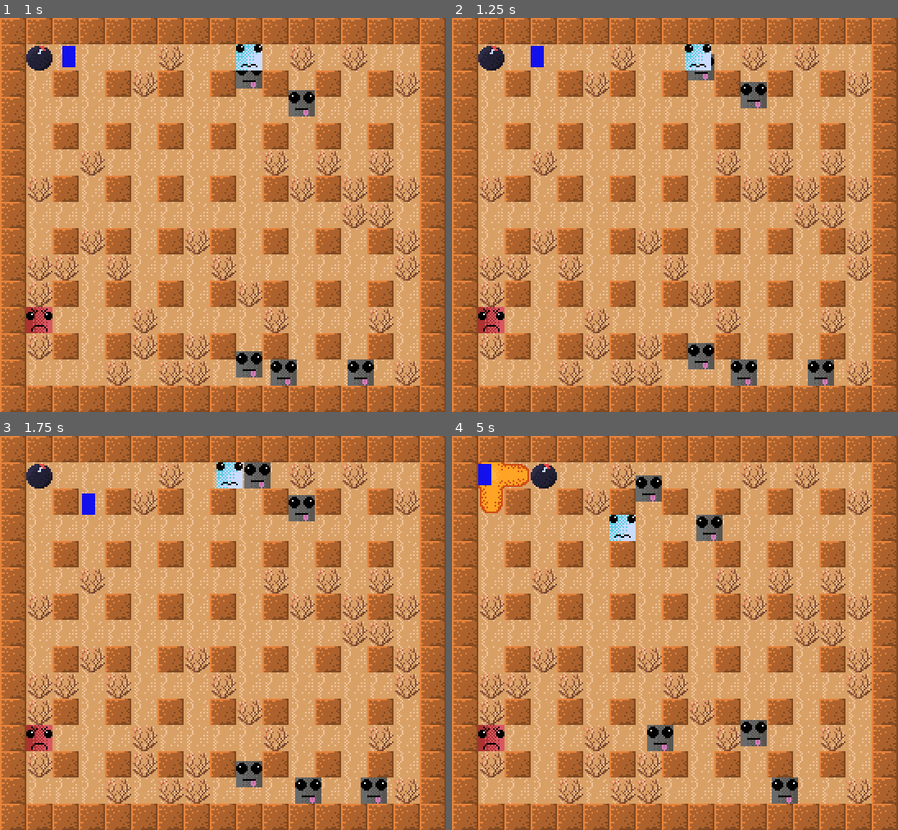
Above: before the commit, frames 1-4 (two rows, left to right).
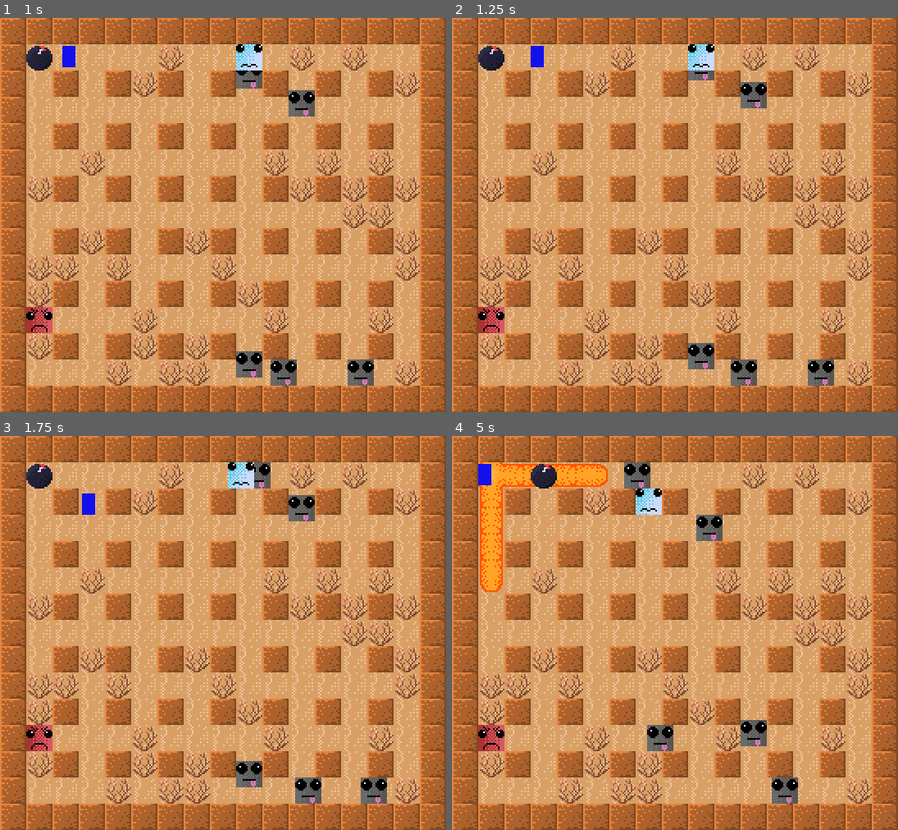
Above: after the commit, the same moments.

Repository: adrianofelix019/bomberman-clone
Game: Godot game, scene res://scenes/main_game.tscn
The game is run twice, just before and just after one commit, with the same random seed, the same clock (stepped at 60 frames per second) and the same inputs.
Inputs:
- Up to frame 1 (1 s): hold Right (ui_right) from 0.53 s (still down); hold K (place_bomb) from 0.53 s (still down)
- Up to frame 2 (1.25 s): keep holding Right (ui_right); keep holding K (place_bomb)
- Up to frame 3 (1.75 s): release Right (ui_right) at 1.28 s; release K (place_bomb) at 1.28 s; hold Down (ui_down) from 1.28 s (still down); tap K (place_bomb) at 1.35 s
- Up to frame 4 (5 s): release Down (ui_down) at 2.03 s; hold Right (ui_right) 2.03-2.78 s; hold K (place_bomb) 2.03-2.78 s; hold Up (ui_up) 2.78-3.53 s; tap K (place_bomb) at 2.85, 4.35 s; hold K (place_bomb) 3.53-4.28 s; hold Left (ui_left) from 3.53 s (still down)

Frame 1 is identical in both runs. In frame 2, 0.2% of the frame differs, in the area x 52-59%, y 6-14%; in frame 3, 0.5%; in frame 4, 3.5%, in the area x 5-48%, y 6-47%.

Commit message:
fix explosion sprites colors

Diff:
--- a/tile_map_layer.gd
+++ b/tile_map_layer.gd
@@ -16,7 +16,7 @@
 	Vector2i.DOWN
 ]
 
-var explosion_range := 1
+var explosion_range := 5
 @onready var burning_bush_tscn = preload("res://scenes/burning_bush.tscn")
 
 
Binary file changed: assets/temp/fire-center.png
Binary file changed: assets/temp/fire-tip-right.png
Binary file changed: assets/temp/fire.png
